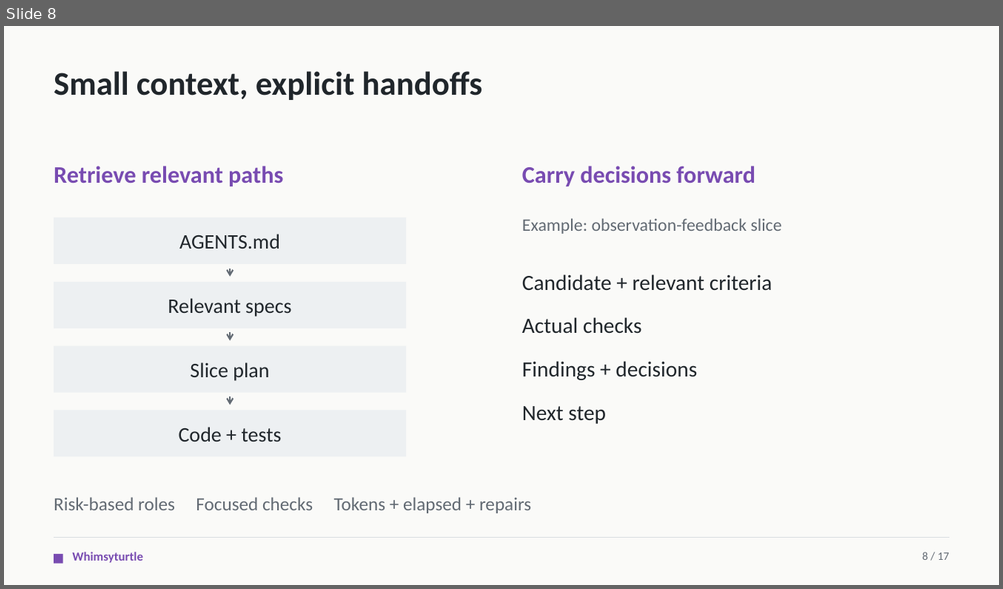
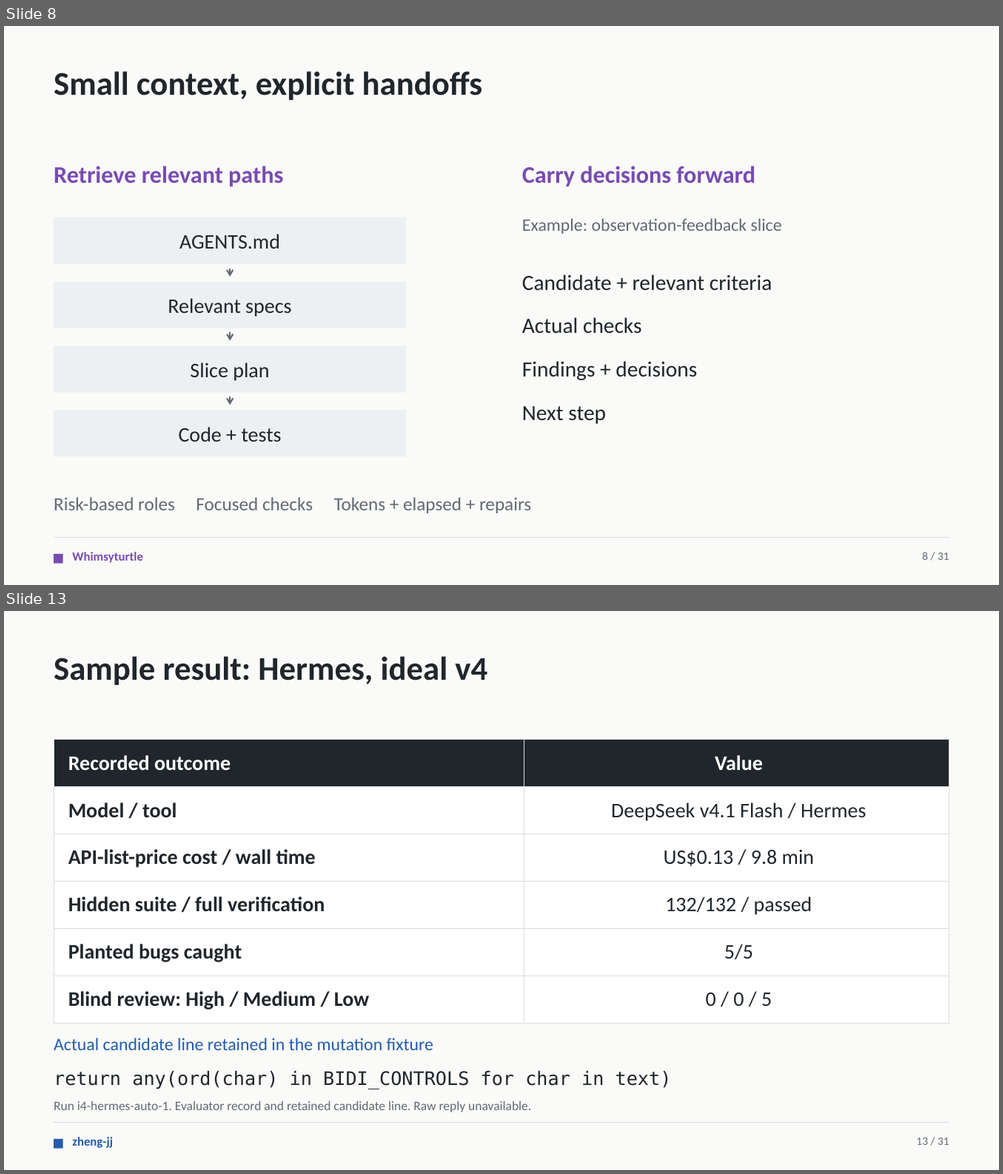
Before and after one commit to CS3227-2610-MP4-Relay/CS3227-2610-MP4, a slide deck: presentations/Relay-MP4.pptx. Shown one above the other, each under a label of ours: slide 8 before the commit, slides 8 and 13 after it; the slides between them are not shown. The pictures are 1003x589 and 1003x1174 pixels, drawn with LibreOffice and Linux fonts; fonts in the diff are those of the drawing. Boxes give left, top, right and bottom in pixels: in the first picture for what was removed or moved away, otherwise in the second. Text is boxed around its words. In the diff, an @@ line names an element or a change of style, - is before the commit and + after.

Commit message:
docs: Expand MP4 experiment coverage and sample evidence

```diff
--- a/presentations/Relay-MP4.pptx
+++ b/presentations/Relay-MP4.pptx
@@ slide 13 added at box(4, 611, 999, 1170), background #FAFAF8 @@
@@ text added at box(54, 656, 487, 685), 32 pt, text #20262B, bold @@
+Sample result: Hermes, ideal v4
@@ table added at box(54, 739, 949, 1024), 6 rows, 2 columns @@
+Recorded outcome | Value
+Model / tool | DeepSeek v4.1 Flash / Hermes
+API-list-price cost / wall time | US$0.13 / 9.8 min
+Hidden suite / full verification | 132/132 / passed
+Planted bugs caught | 5/5
+Blind review: High / Medium / Low | 0 / 0 / 5
@@ text added at box(54, 1038, 433, 1051), 17 pt, text #235CAD @@
+Actual candidate line retained in the mutation fixture
@@ text added at box(54, 1071, 671, 1090), 18 pt, text #20262B @@
+return any(ord(char) in BIDI_CONTROLS for char in text)
@@ text added at box(54, 1102, 531, 1113), 12.5 pt, text #626A73 @@
+Run i4-hermes-auto-1. Evaluator record and retained candidate line. Raw reply unavailable.
@@ line added from (54, 1123) to (949, 1123), #D9DDE1 0.7 pt @@
@@ rectangle added at box(54, 1139, 63, 1148), fill #235CAD @@
@@ text added at box(72, 1137, 113, 1148), 12 pt, text #235CAD, bold @@
+zheng-jj
@@ text added at box(916, 1138, 949, 1145), 11 pt, text #626A73 @@
+13 / 31
@@ slide 8 changed as well @@
@@ text at box(922, 552, 949, 560): text changed @@
-8 / 17
+8 / 31
```
Also in this commit, not shown: 11 other slides changed, 21 other slides added, 5 slides removed, 3 other files.
